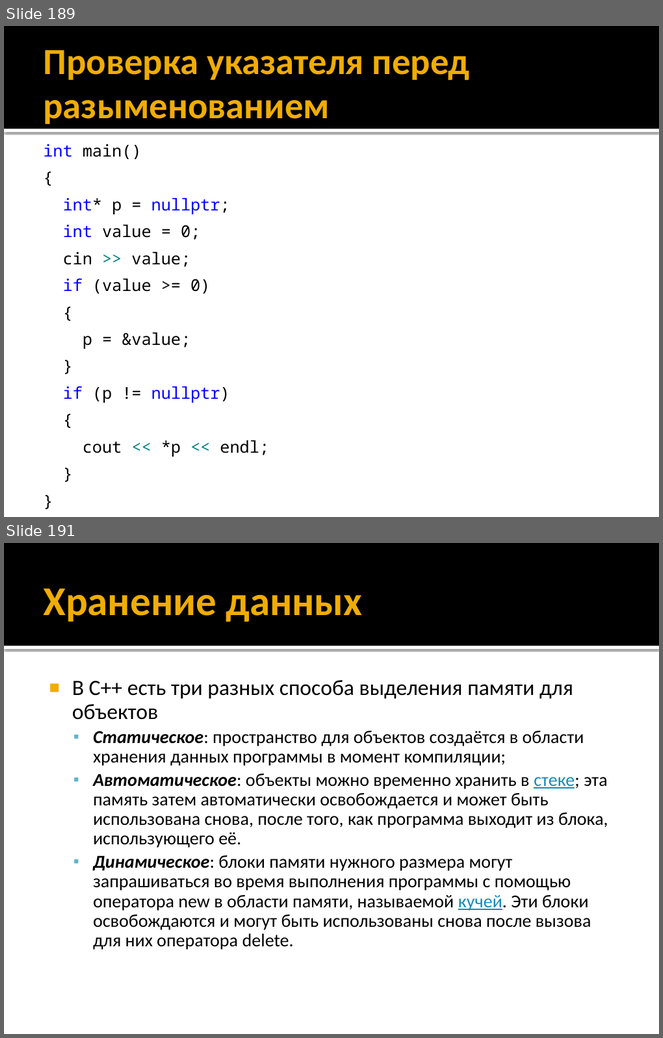
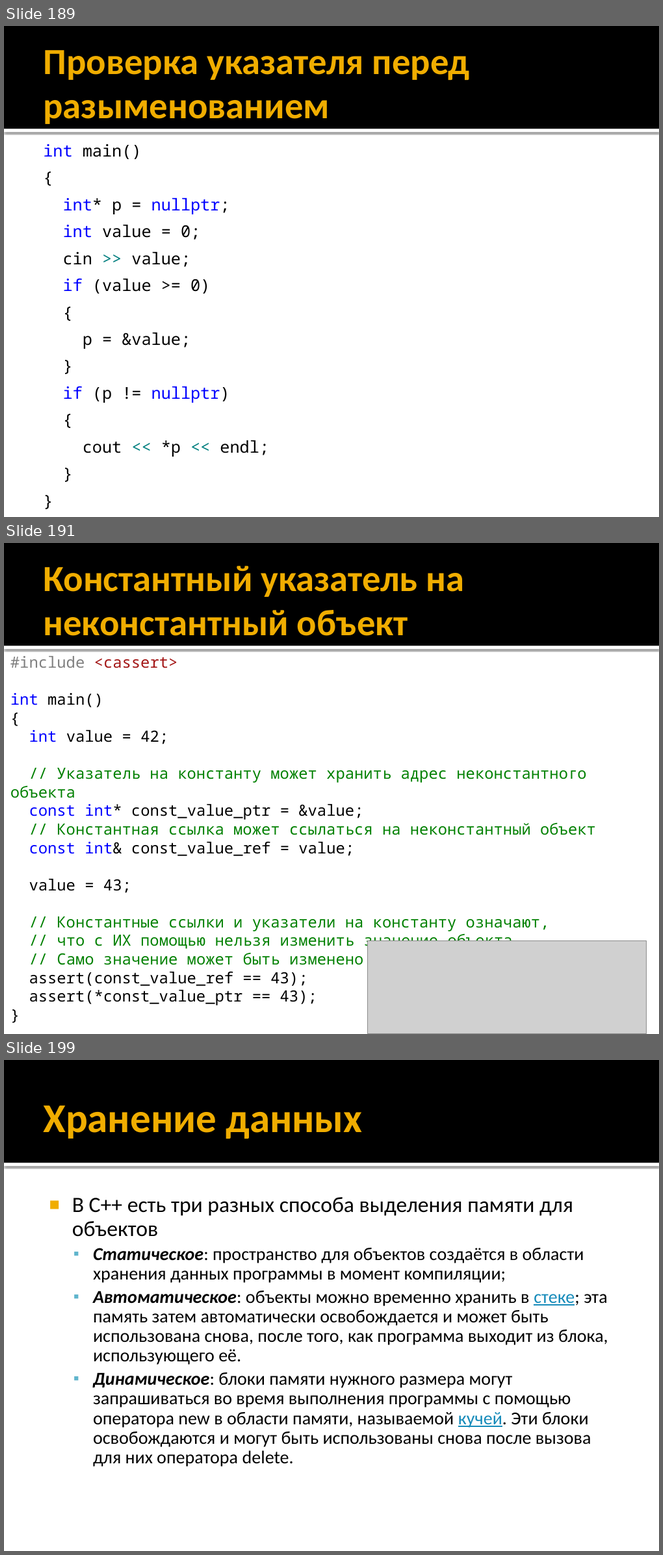
Before and after one commit to alexey-malov/oop, a slide deck: lectures/01/Синтаксис C++.pptx. Shown one above the other, each under a label of ours: slides 189 and 191 before the commit, slides 189, 191 and 199 after it; the slides between them are not shown. The pictures are 663x1038 and 663x1555 pixels, drawn with LibreOffice and Linux fonts; fonts in the diff are those of the drawing; grey boxes stand for pictures. Boxes give left, top, right and bottom in pixels: in the first picture for what was removed or moved away, otherwise in the second. Text is boxed around its words. In the diff, an @@ line names an element or a change of style, - is before the commit and + after.

```diff
--- a/lectures/01/Синтаксис C++.pptx
+++ b/lectures/01/Синтаксис C++.pptx
@@ slide 191 added at (4,543,659,1034), background #FFFFFF; not listed: 2 template elements that a slide beside it also shows @@
@@ title added at (43,566,465,636), 40.5 pt, text #F0AD00, bold @@
+Константный указатель на неконстантный объект
@@ text added at (10,656,596,1006), 17 pt, text #008000 @@
+#include <cassert>
+int main()
+{
+int value = 42;
+// Указатель на константу может хранить адрес неконстантного объекта
+const int* const_value_ptr = &value;
+// Константная ссылка может ссылаться на неконстантный объект
+const int& const_value_ref = value;
+value = 43;
+// Константные ссылки и указатели на константу означают,
+// что с ИХ помощью нельзя изменить значение объекта.
+// Само значение может быть изменено иным способом.
+assert(const_value_ref == 43);
+assert(*const_value_ptr == 43);
+}
@@ picture added at (367,941,646,1034) @@
@@ what was slide 191 is now slide 199 @@
```
Also in this commit, not shown: 12 slides changed, 7 other slides added.
